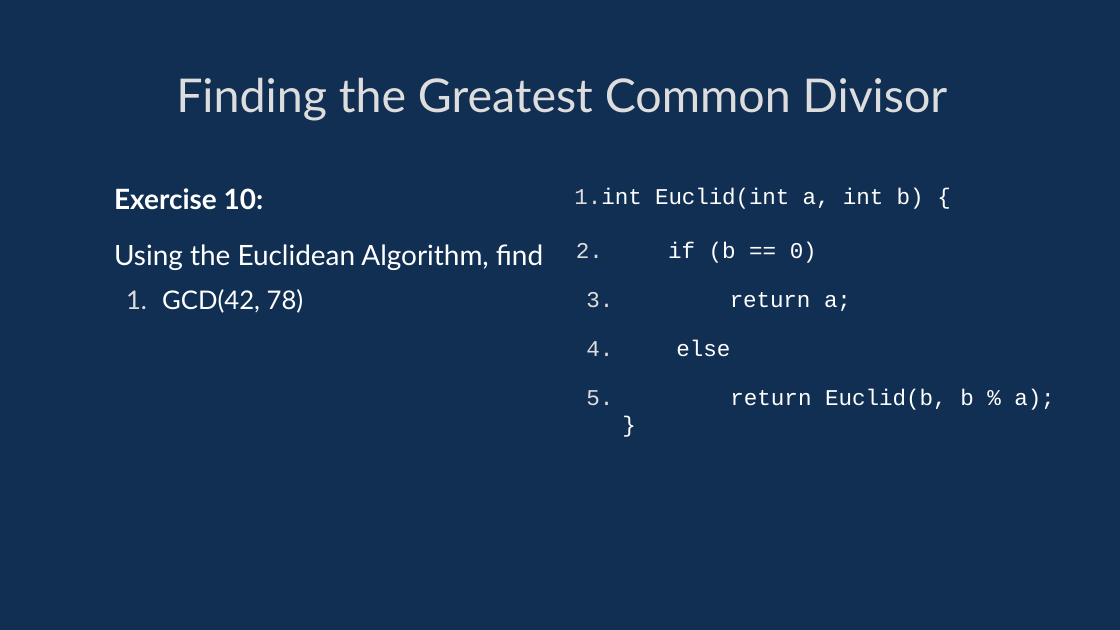
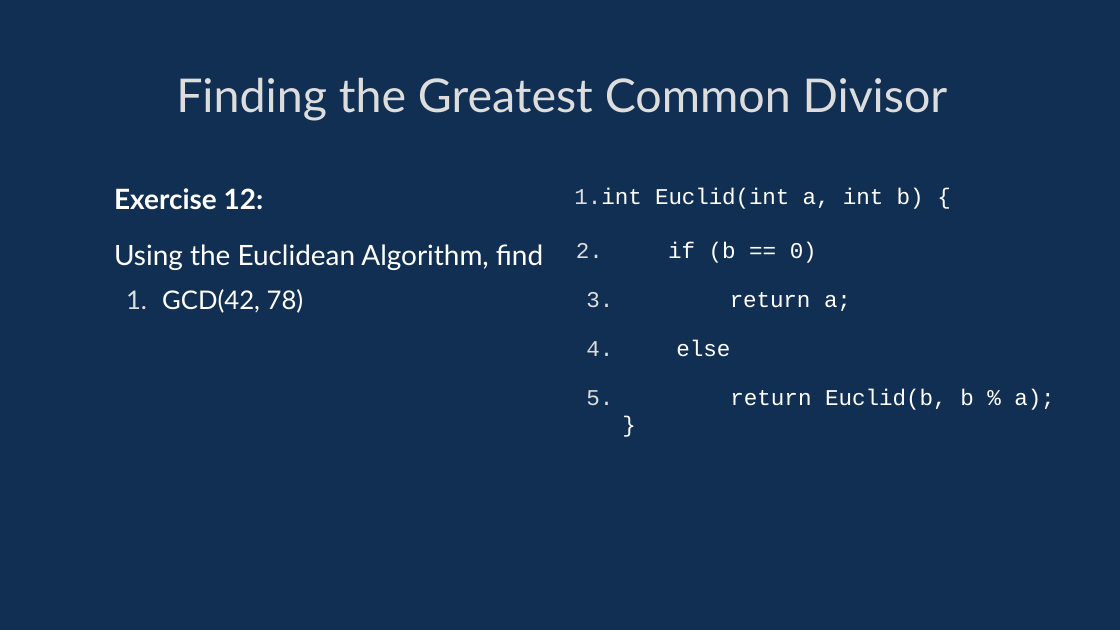
Before and after one commit to davidgundry/maths22-23, a slide deck: slide 66 of slides/maths-2-modular-arithmetic.odp (slide 61 before the commit). Drawn at 1120x630 pixels with LibreOffice and Linux fonts; fonts in the diff are those of the drawing. Boxes give left, top, right and bottom in pixels: in the first picture for what was removed or moved away, otherwise in the second. Text is boxed around its words. In the diff, an @@ line names an element or a change of style, - is before the commit and + after.

```diff
--- a/slides/maths-2-modular-arithmetic.odp
+++ b/slides/maths-2-modular-arithmetic.odp
@@ text at [114, 188, 264, 210]: text changed @@
-Exercise 10:
+Exercise 12:
```
Also in this commit, not shown: 11 other slides changed, 9 slides added, 3 other files.
